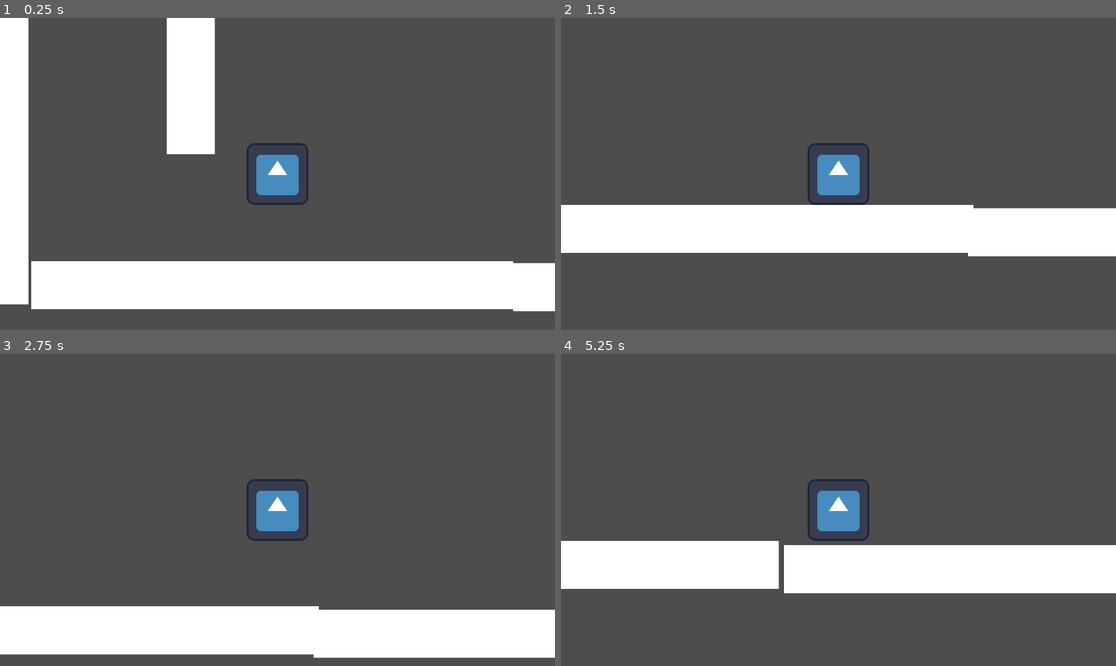
Above: before the commit, frames 1-4 (two rows, left to right).
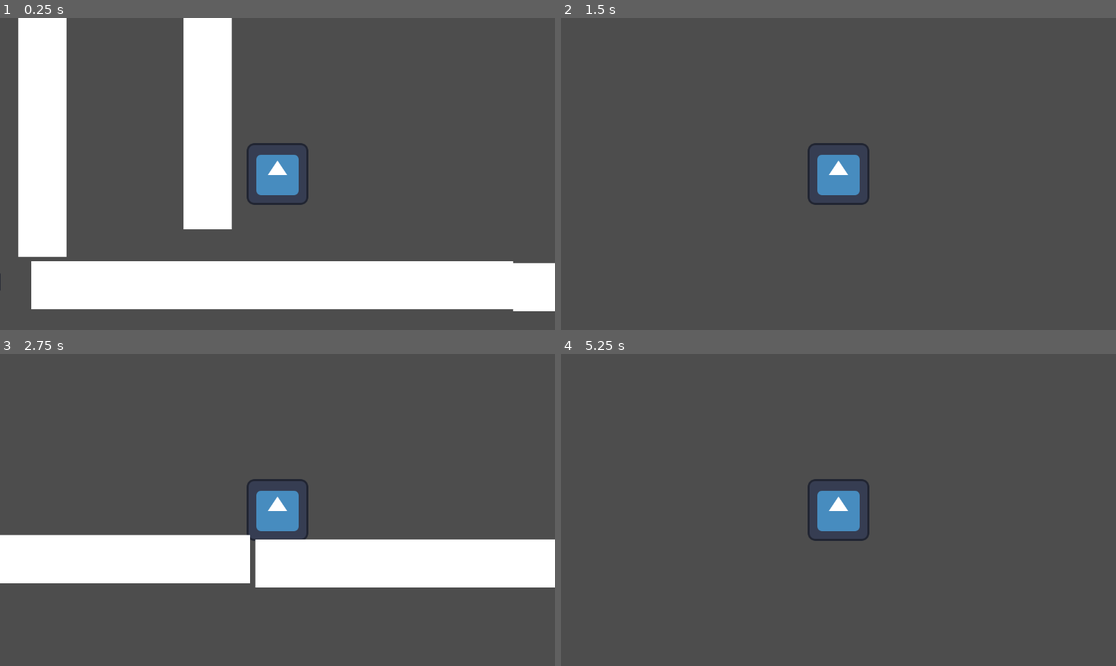
Above: after the commit, the same moments.

Repository: tristeceratops/42GameJam
Game: Godot game, scene res://testing stages/charakter_testing_env.tscn
The game is run twice, just before and just after one commit, with the same random seed, the same clock (stepped at 60 frames per second) and the same inputs. Before the commit the project has no main scene; this scene is started directly in both runs. The engine's default icon, where the game draws it, is replaced by a stand-in: a white triangle on a blue panel in a dark square.
Inputs:
- Up to frame 1 (0.25 s): no input
- Up to frame 2 (1.5 s): tap Enter (ui_accept) at 0.5, 0.77 s; hold Shift (run) 0.53-1.28 s; hold D (right) from 0.53 s (still down); tap E (dash) at 0.6 s; tap Shift (run) at 1.35 s
- Up to frame 3 (2.75 s): tap Enter (ui_accept) at 1.52 s; tap E (dash) at 1.55, 2.1 s; release D (right) at 2.03 s; hold A (left) from 2.03 s (still down); hold Shift (run) from 2.03 s (still down)
- Up to frame 4 (5.25 s): release A (left) at 2.78 s; release Shift (run) at 2.78 s; hold D (right) 2.78-4.28 s; tap Shift (run) at 2.85, 4.35 s; tap Enter (ui_accept) at 3.02, 3.77, 4.25, 4.52 s; tap E (dash) at 3.05, 3.6, 4.55, 5.1 s; hold Shift (run) 3.53-4.28 s; hold A (left) 4.28-5.03 s; hold D (right) from 5.03 s (still down); hold Shift (run) from 5.03 s (still down)

The runs differ from the first frame. In frame 1, 13% of the frame differs, in the area x 0-42%, y 0-92%; in frame 2, 15%; in frame 3, 31%, in the area x 0-100%, y 57-98%; in frame 4, 15%.

Commit message:
dash workes
dash is now debugged!!!!!!

Diff:
--- a/42gamejam Sebastian/project.godot
+++ b/42gamejam Sebastian/project.godot
@@ -11,6 +11,7 @@
 [application]
 
 config/name="42GameJam"
+run/main_scene="res://testing stages/charakter_testing_env.tscn"
 config/features=PackedStringArray("4.3", "Forward Plus")
 config/icon="res://icon.svg"
 
--- a/42gamejam Sebastian/recources/Main_charakter.tscn
+++ b/42gamejam Sebastian/recources/Main_charakter.tscn
@@ -15,10 +15,10 @@
 }]
 
 [sub_resource type="RectangleShape2D" id="RectangleShape2D_t3rw7"]
-size = Vector2(120, 118)
+size = Vector2(112, 115)
 
 [sub_resource type="RectangleShape2D" id="RectangleShape2D_68lxq"]
-size = Vector2(120, 60)
+size = Vector2(112, 57)
 
 [node name="Main_Charakter" type="CharacterBody2D"]
 script = ExtResource("1_kiafn")
@@ -27,11 +27,11 @@
 sprite_frames = SubResource("SpriteFrames_b77jk")
 
 [node name="normal hitbox" type="CollisionShape2D" parent="."]
-position = Vector2(2, 4)
+position = Vector2(0, 2.5)
 shape = SubResource("RectangleShape2D_t3rw7")
 
 [node name="sliding hitbox" type="CollisionShape2D" parent="."]
-position = Vector2(2, 33)
+position = Vector2(0, 31.5)
 shape = SubResource("RectangleShape2D_68lxq")
 
 [node name="Camera2D" type="Camera2D" parent="."]
--- /dev/null
+++ b/42gamejam Sebastian/recources/wall.tscn
@@ -0,0 +1,16 @@
+[gd_scene load_steps=3 format=3 uid="uid://c31rjyce4ed4m"]
+
+[sub_resource type="QuadMesh" id="QuadMesh_21hmm"]
+size = Vector2(100, 1000)
+
+[sub_resource type="RectangleShape2D" id="RectangleShape2D_4k6id"]
+size = Vector2(101, 1000)
+
+[node name="wall" type="StaticBody2D"]
+
+[node name="MeshInstance2D" type="MeshInstance2D" parent="."]
+mesh = SubResource("QuadMesh_21hmm")
+
+[node name="CollisionShape2D" type="CollisionShape2D" parent="."]
+position = Vector2(0.5, -1)
+shape = SubResource("RectangleShape2D_4k6id")
--- a/42gamejam Sebastian/scripts/main_charakter.gd
+++ b/42gamejam Sebastian/scripts/main_charakter.gd
@@ -1,4 +1,5 @@
 extends CharacterBody2D
+
 
 var MAX_SPEED = 420.0
 const JUMP_VELOCITY = -700.0
@@ -14,16 +15,18 @@
 var last_wall_dir = 0 # To track the direction of the last wall jump (left or right)
 
 
+
 func _physics_process(delta: float) -> void:
 	dir = Input.get_axis("left", "right")
 	if dir != 0:
 		last_dir = dir
+	crouch_n_slide(delta)
 	jump()
 	dash()
 	run()
 	walking(delta)
 	wall_slide(delta)
-	crouch_n_slide(delta)
+
 
 	returning_the_points(delta)
 	gravity(delta)
@@ -68,34 +71,34 @@
 			slide_time += delta
 
 func crouch_n_slide(delta):
-	if Input.is_action_pressed("down") and abs(velocity.x) >= 210 and Input.is_action_pressed("run") and slide_time > 0:
-		velocity.y += 420
-		velocity.x = 1.5 * MAX_SPEED * last_dir
+	if Input.is_action_pressed("down") and Input.is_action_pressed("run") and abs(velocity.x) >= 250 and slide_time > 0 and not velocity.x == 0:
+		#velocity.y += 420
+		velocity.x -= 0.1 * MAX_SPEED * -last_dir
 		slide_time -= delta
-		$"normal hitbox".visible = false
+		$"normal hitbox".disabled = true
 	elif Input.is_action_pressed("down"):
 		velocity.y += 420
-		velocity.x /= 1.5
-		$"normal hitbox".visible = false
+		velocity.x /= 2
+		$"normal hitbox".disabled = true
 	else:
-		$"normal hitbox".visible = true
+		$"normal hitbox".disabled = false
 
 
 func run()-> void:
 	if dir != 0 and Input.is_action_pressed("run") and not is_on_wall():
-		velocity.x += dir * (MAX_SPEED * 2 / acceleration)
-	if abs(velocity.x) > MAX_SPEED * 2 and not is_on_wall():
-		velocity.x = MAX_SPEED * 2 * dir
+		velocity.x += dir * (MAX_SPEED * 3 / acceleration)
+	if abs(velocity.x) > MAX_SPEED * 3 and not is_on_wall():
+		velocity.x = MAX_SPEED * 3 * dir
 
 func dash() -> void:
 	if Input.is_action_just_pressed("dash") and not is_on_floor() and dash_count > 0:
-		position.x += 500 * dir
+		velocity.x += 500 * dir
 		dash_count -= 1
-	print(dash_count)
+		move_and_collide(velocity)
 
 func walking(delta) -> void:
 	# Accelerate when moving left or right
-	if dir != 0 and not is_on_wall():
+	if dir != 0:
 		velocity.x += dir * (MAX_SPEED / acceleration)
 
 		# Clamp the velocity to the maximum speed
--- a/42gamejam Sebastian/testing stages/charakter_testing_env.tscn
+++ b/42gamejam Sebastian/testing stages/charakter_testing_env.tscn
@@ -1,9 +1,10 @@
-[gd_scene load_steps=5 format=3 uid="uid://nudn265vj0sy"]
+[gd_scene load_steps=6 format=3 uid="uid://nudn265vj0sy"]
 
 [ext_resource type="PackedScene" uid="uid://qmf4lijkhewv" path="res://recources/Main_charakter.tscn" id="1_oq085"]
 [ext_resource type="PackedScene" uid="uid://dqmwmwd6w1q44" path="res://recources/building block.tscn" id="2_p5px5"]
 [ext_resource type="PackedScene" uid="uid://bpbrk3eydk4c8" path="res://recources/platform_up-down.tscn" id="3_67rp5"]
 [ext_resource type="PackedScene" uid="uid://btymfyif16gfr" path="res://recources/platforn_right_left.tscn" id="4_akwvy"]
+[ext_resource type="PackedScene" uid="uid://c31rjyce4ed4m" path="res://recources/wall.tscn" id="5_d7irh"]
 
 [node name="charakter testing env" type="Node2D"]
 position = Vector2(-27, 120)
@@ -44,22 +45,20 @@
 [node name="StaticBody2D9" parent="." instance=ExtResource("2_p5px5")]
 position = Vector2(7082, 167)
 
+[node name="StaticBody2D12" parent="." instance=ExtResource("2_p5px5")]
+position = Vector2(9847, 1131)
+rotation = 0.71733
+
 [node name="StaticBody2D11" parent="." instance=ExtResource("2_p5px5")]
 position = Vector2(9042, 591)
 rotation = 0.47822
-
-[node name="StaticBody2D10" parent="StaticBody2D11" instance=ExtResource("2_p5px5")]
-position = Vector2(963.202, 108.958)
-rotation = 0.23911
 
 [node name="StaticBody2D10" parent="." instance=ExtResource("2_p5px5")]
 position = Vector2(8100, 259)
 rotation = 0.23911
 
-[node name="StaticBody2D2" parent="." instance=ExtResource("2_p5px5")]
-position = Vector2(-576, -465)
-rotation = 1.5708
+[node name="wall" parent="." instance=ExtResource("5_d7irh")]
+position = Vector2(-497, -564)
 
-[node name="StaticBody2D2" parent="StaticBody2D2" instance=ExtResource("2_p5px5")]
-position = Vector2(-312, -387)
-rotation = 3.14159
+[node name="wall2" parent="." instance=ExtResource("5_d7irh")]
+position = Vector2(-154, -621)
